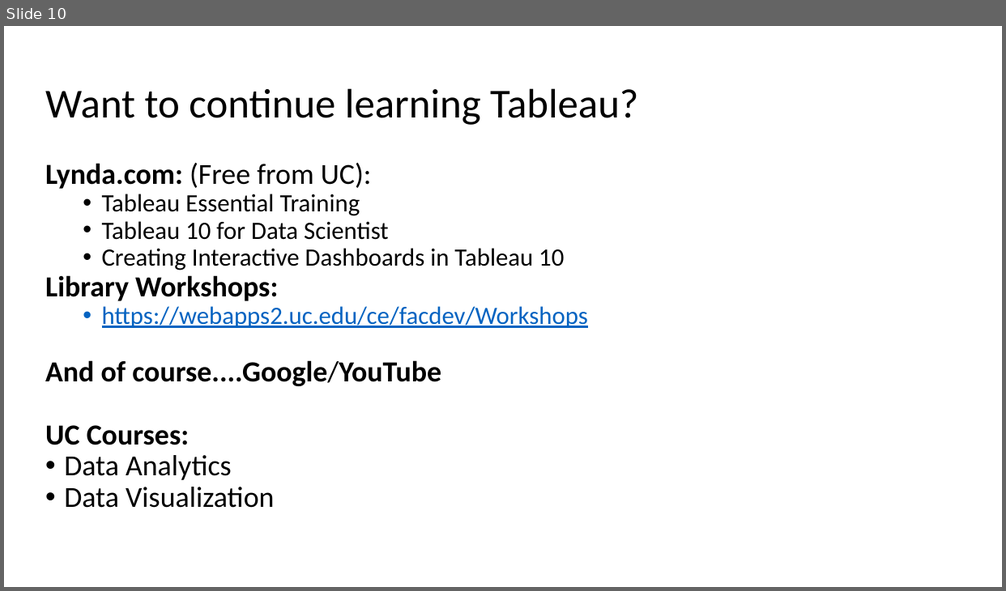
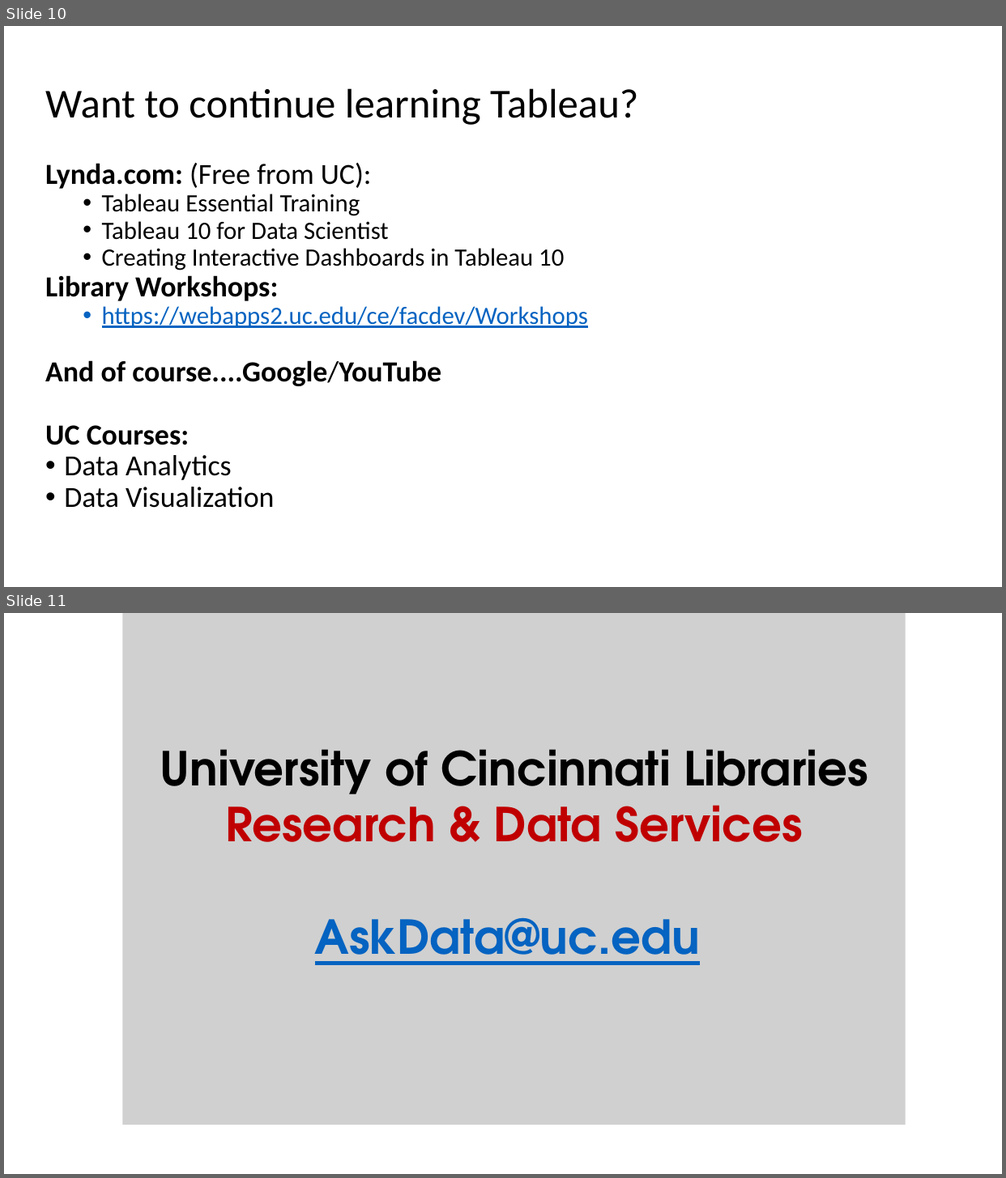
Before and after one commit to RAJohansen/UCL_Workshops, a slide deck: Brief_Intro_to_Tableau/A Brief Introduction to Tableau.pptx. Shown one above the other, each under a label of ours: slide 10 before the commit, slides 10 and 11 after it. The pictures are 1006x591 and 1006x1178 pixels, drawn with LibreOffice and Linux fonts; fonts in the diff are those of the drawing; grey boxes stand for pictures. Boxes give left, top, right and bottom in pixels: in the first picture for what was removed or moved away, otherwise in the second. Text is boxed around its words. In the diff, an @@ line names an element or a change of style, - is before the commit and + after.

```diff
--- a/Brief_Intro_to_Tableau/A Brief Introduction to Tableau.pptx
+++ b/Brief_Intro_to_Tableau/A Brief Introduction to Tableau.pptx
@@ slide 11 added at box(4, 613, 1002, 1174), background #FFFFFF @@
@@ picture added at box(122, 613, 906, 1125), 45 pt, text #000000, bold @@
+University of Cincinnati Libraries
+Research & Data Services
+AskData@uc.edu
```
Also in this commit, not shown: 1 slide changed, 4 other slides added, 1 slide removed, 1 other file.
